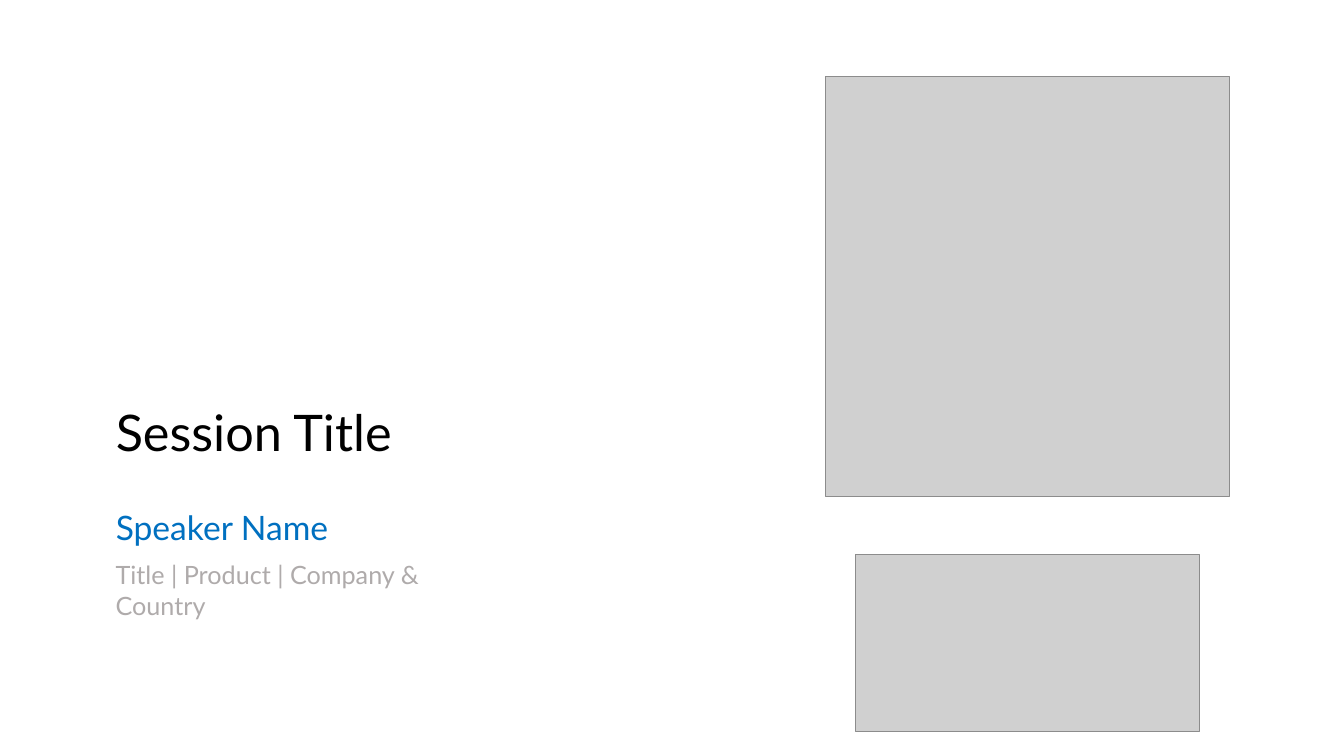
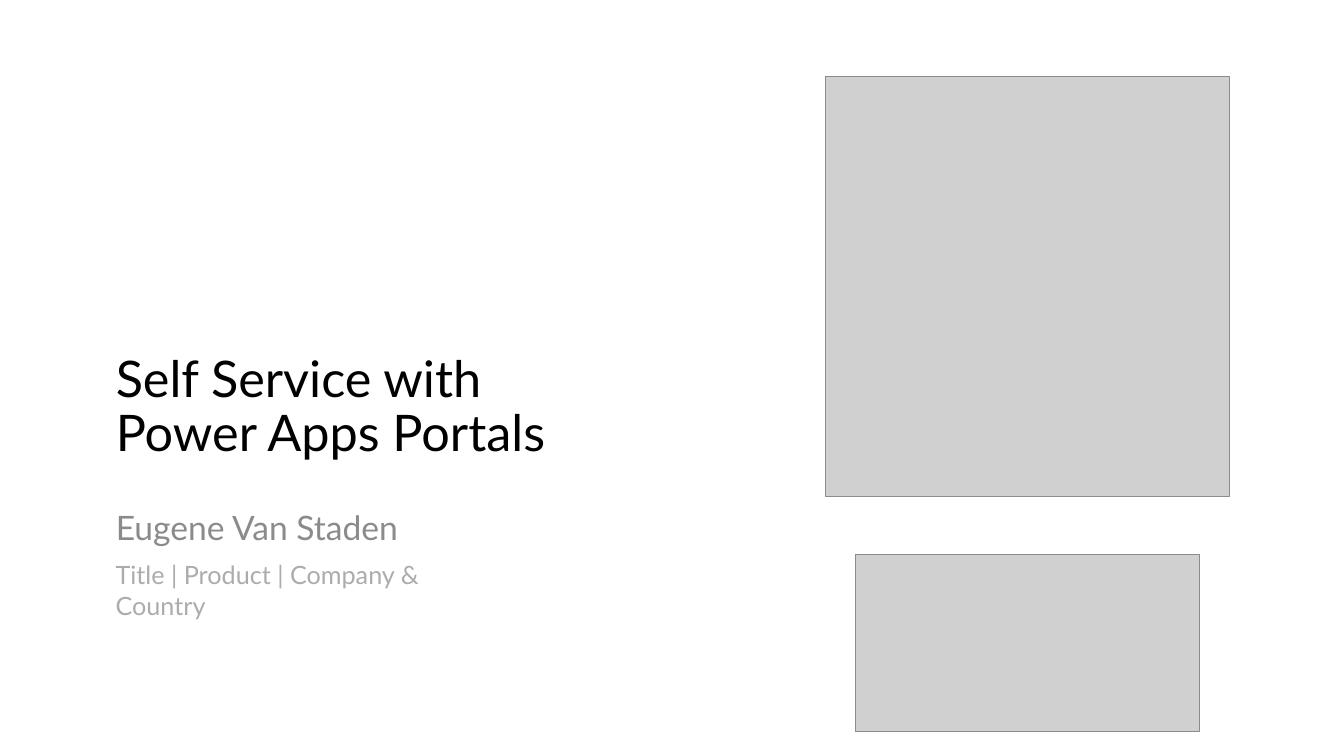
Before and after one commit to ramimounla/GlobalPowerPlatformBootcamp, a slide deck: slide 1 of Slides/Eugene Van Staden - Self Service with Power Apps Portals - 300 GPPB Wellington.pptx. Drawn at 1344x756 pixels with LibreOffice and Linux fonts; fonts in the diff are those of the drawing; grey boxes stand for pictures. Boxes give left, top, right and bottom in pixels: in the first picture for what was removed or moved away, otherwise in the second. Text is boxed around its words. In the diff, an @@ line names an element or a change of style, - is before the commit and + after.

```diff
--- a/Slides/Eugene Van Staden - Self Service with Power Apps Portals - 300 GPPB Wellington.pptx
+++ b/Slides/Eugene Van Staden - Self Service with Power Apps Portals - 300 GPPB Wellington.pptx
@@ title at bbox=[116, 360, 545, 460]: text changed @@
-Session Title
+Self Service with Power Apps Portals
@@ text at bbox=[116, 515, 398, 546]: text changed; text colour #0070C0 to #8C8C8C @@
-Speaker Name
+Eugene Van Staden
```
Also in this commit, not shown: 5 other files.
